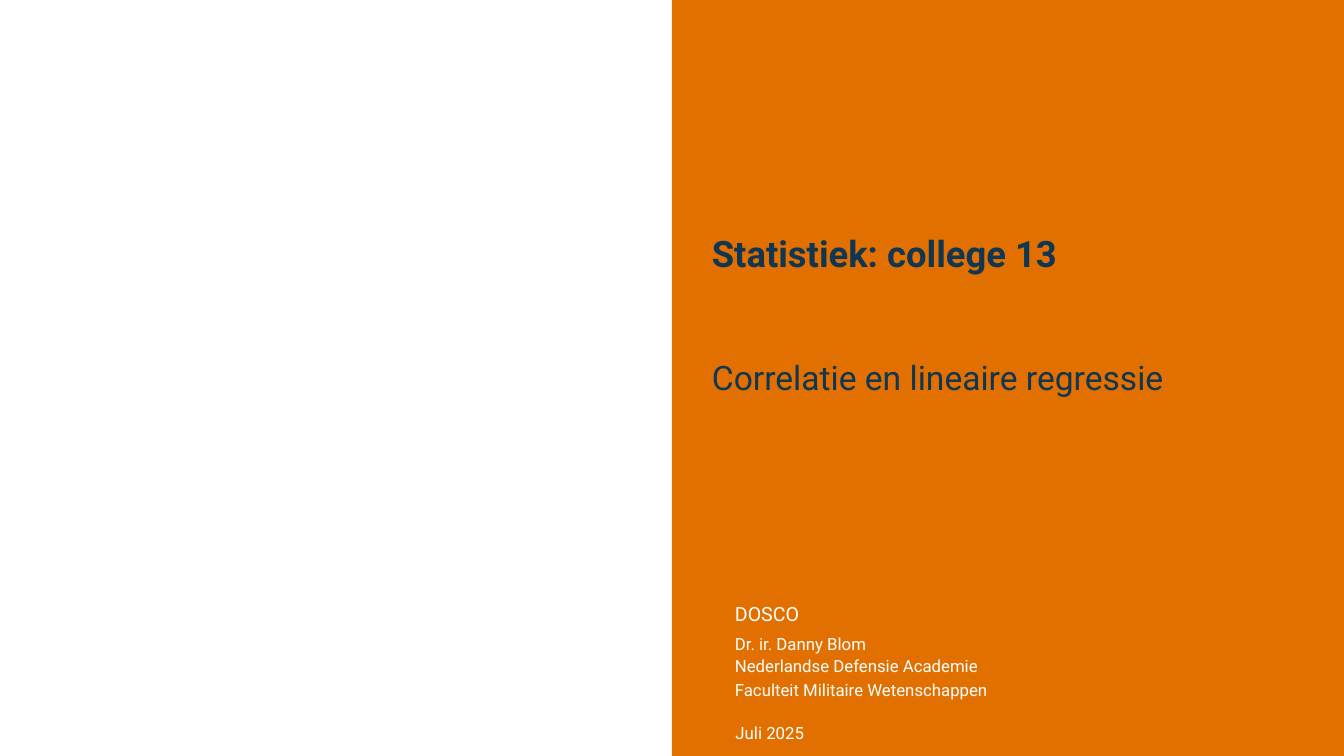
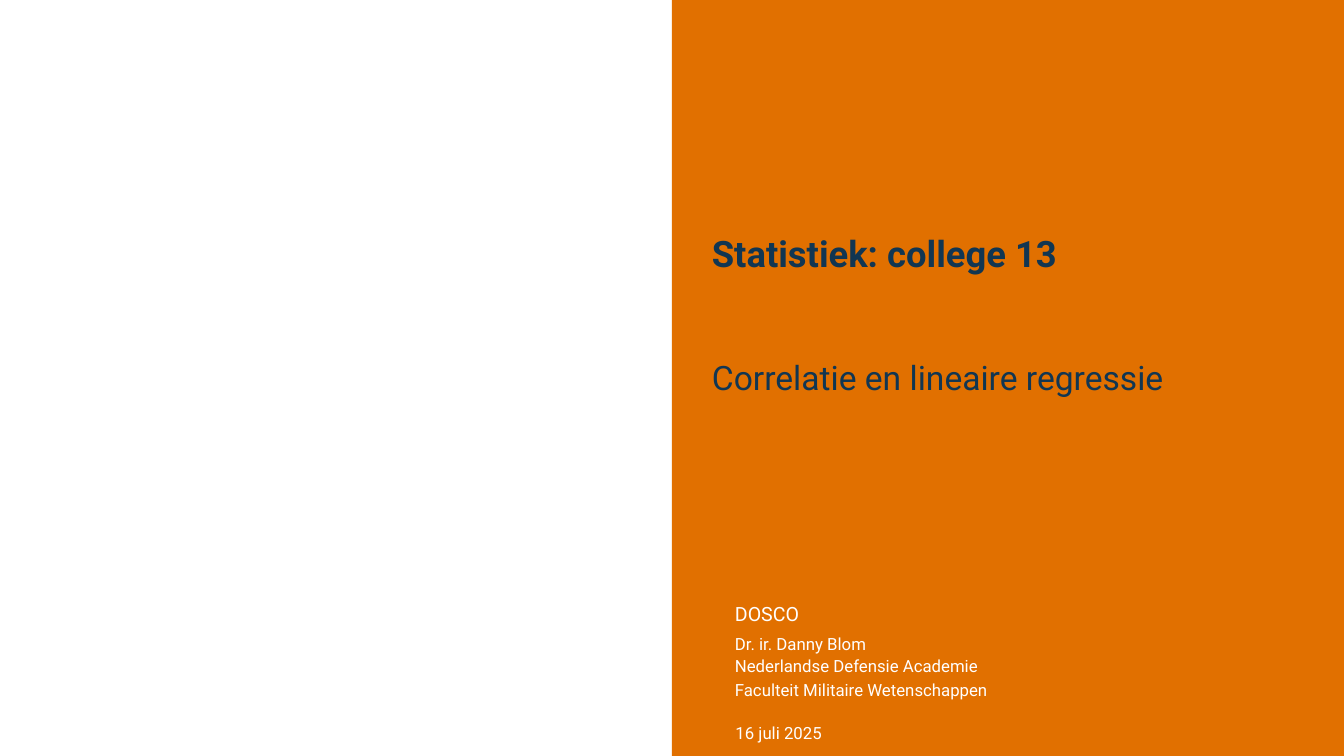
Before and after one commit to DBlom96/Statistiek, a slide deck: slide 1 of Danny/Onderwijs/Statistiek/2024-2025/Slides/Nieuwe slides/Statistiek 2024-2025 -- college 12 -- correlatie en regressie.pptx. Drawn at 1344x756 pixels with LibreOffice and Linux fonts; fonts in the diff are those of the drawing; background and template pictures are left out. Boxes give left, top, right and bottom in pixels: in the first picture for what was removed or moved away, otherwise in the second. Text is boxed around its words. In the diff, an @@ line names an element or a change of style, - is before the commit and + after.

```diff
--- a/Danny/Onderwijs/Statistiek/2024-2025/Slides/Nieuwe slides/Statistiek 2024-2025 -- college 12 -- correlatie en regressie.pptx
+++ b/Danny/Onderwijs/Statistiek/2024-2025/Slides/Nieuwe slides/Statistiek 2024-2025 -- college 12 -- correlatie en regressie.pptx
@@ text at [735,726,822,743]: text changed @@
-Juli 2025
+16 juli 2025
```
Also in this commit, not shown: 30 other slides changed, 23 other files.
